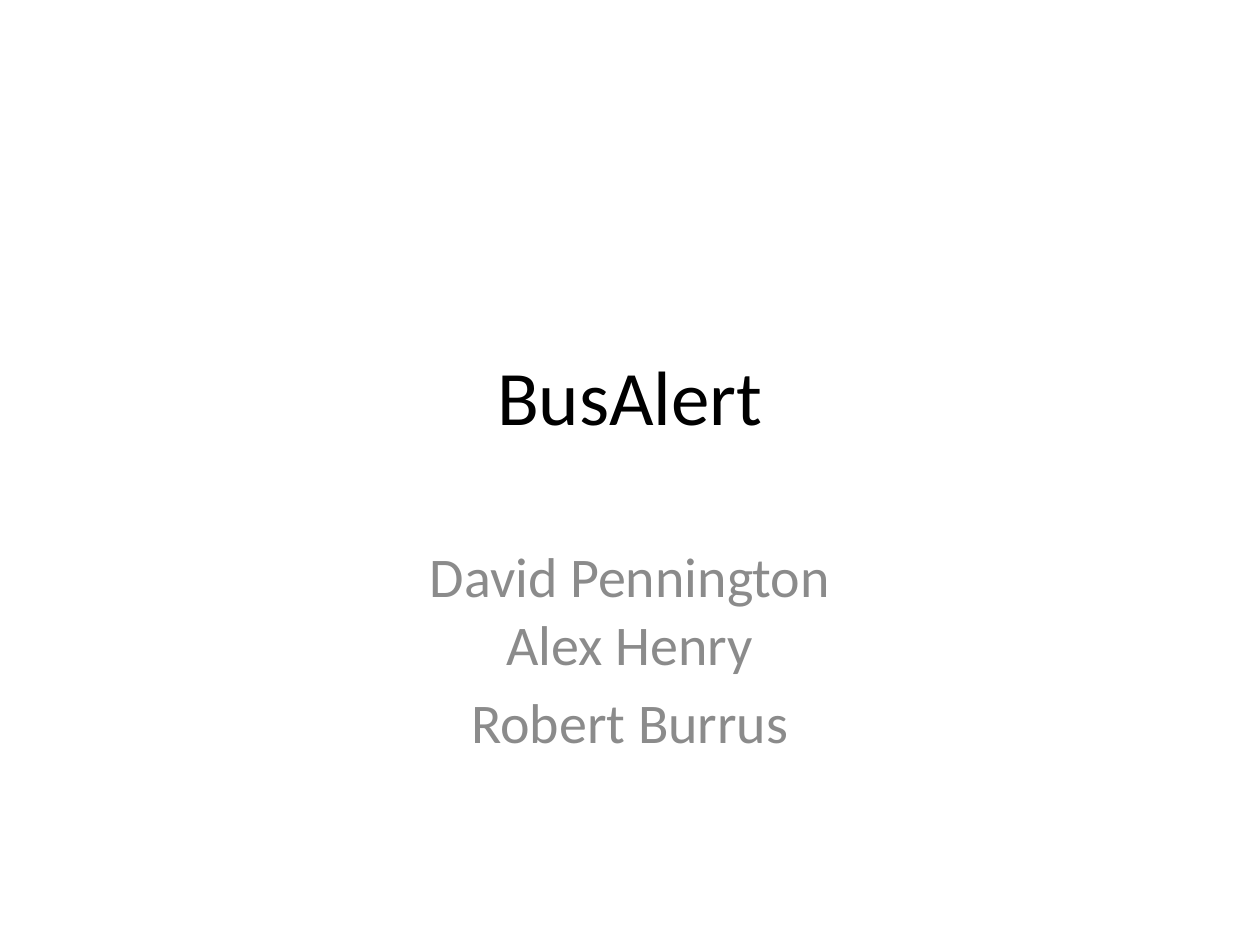
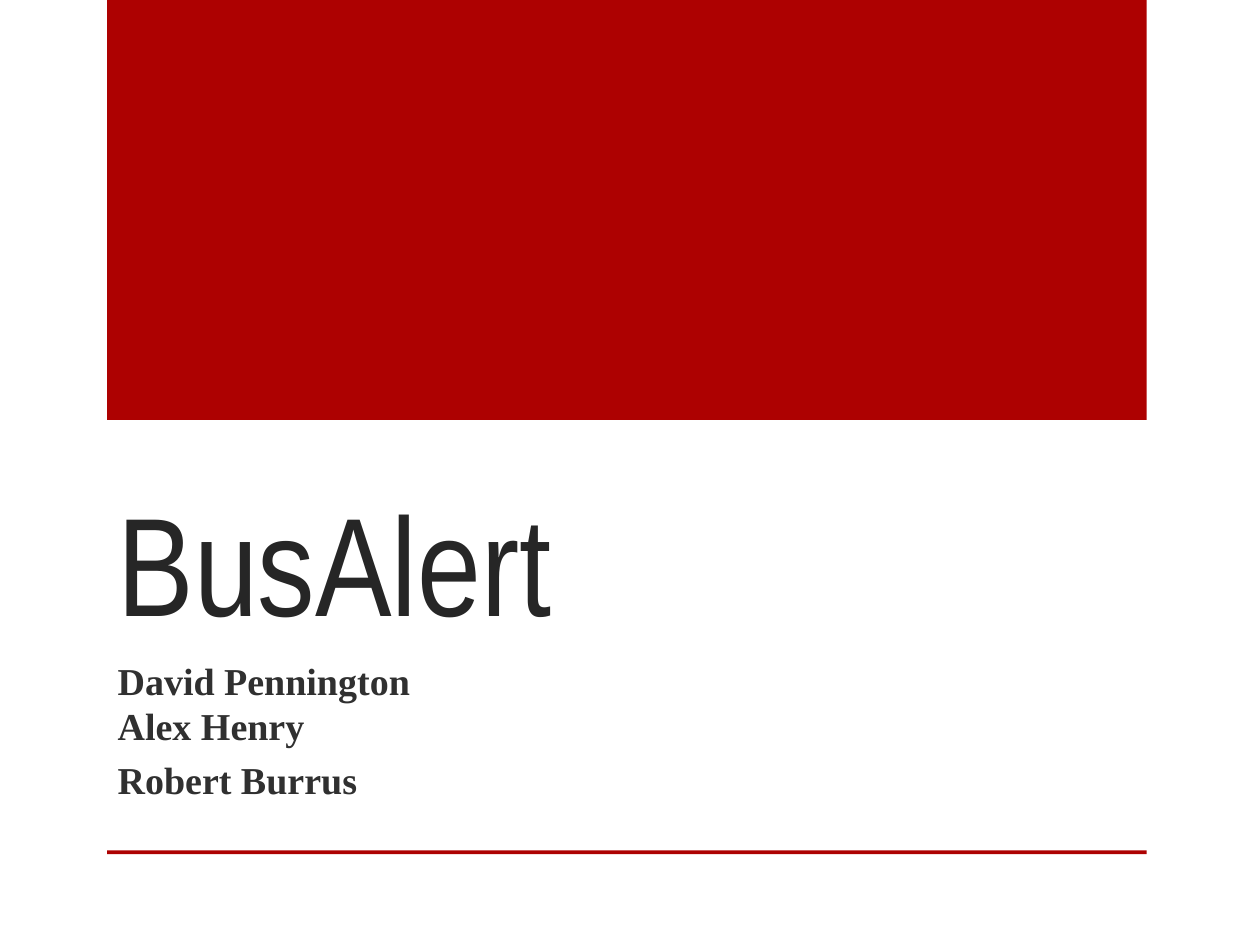
Before and after one commit to UKOpenLexingtonSeniorDesign/presentation, a slide deck: slide 1 of Presentation1.pptx. Drawn at 1260x945 pixels with LibreOffice and Linux fonts; fonts in the diff are those of the drawing; background and template pictures are left out. Boxes give left, top, right and bottom in pixels: in the first picture for what was removed or moved away, otherwise in the second. Text is boxed around its words. In the diff, an @@ line names an element or a change of style, - is before the commit and + after.

Commit message:
Applied a design template and made small changes

```diff
--- a/Presentation1.pptx
+++ b/Presentation1.pptx
@@ background #FFFFFF to picture (left out) @@
@@ rectangle added at (107,0,1147,420), fill #AD0101 @@
@@ title "BusAlert": place and size @@
-title "BusAlert" at (497,371,762,426)
+title "BusAlert" at (118,514,551,618)
@@ title "BusAlert" at (118,514,551,618): size 44 to 80 pt, font Calibri to Arial Narrow, text colour #000000 to #C9C9C9; alignment centre to left; vertical alignment middle to bottom @@
@@ subtitle "David Pennington Alex Henry": place and size @@
-subtitle "David Pennington Alex Henry" at (430,558,829,744)
+subtitle "David Pennington Alex Henry" at (118,668,410,795)
@@ subtitle "David Pennington Alex Henry" at (118,668,410,795): size 32 to 21.7 pt, font Calibri to Times New Roman, text colour #8C8C8C to #303030, bold on; alignment centre to left; less space between paragraphs @@
@@ rectangle added at (107,850,1147,854), fill #AD0101 @@
```
Also in this commit, not shown: 11 other slides changed.
